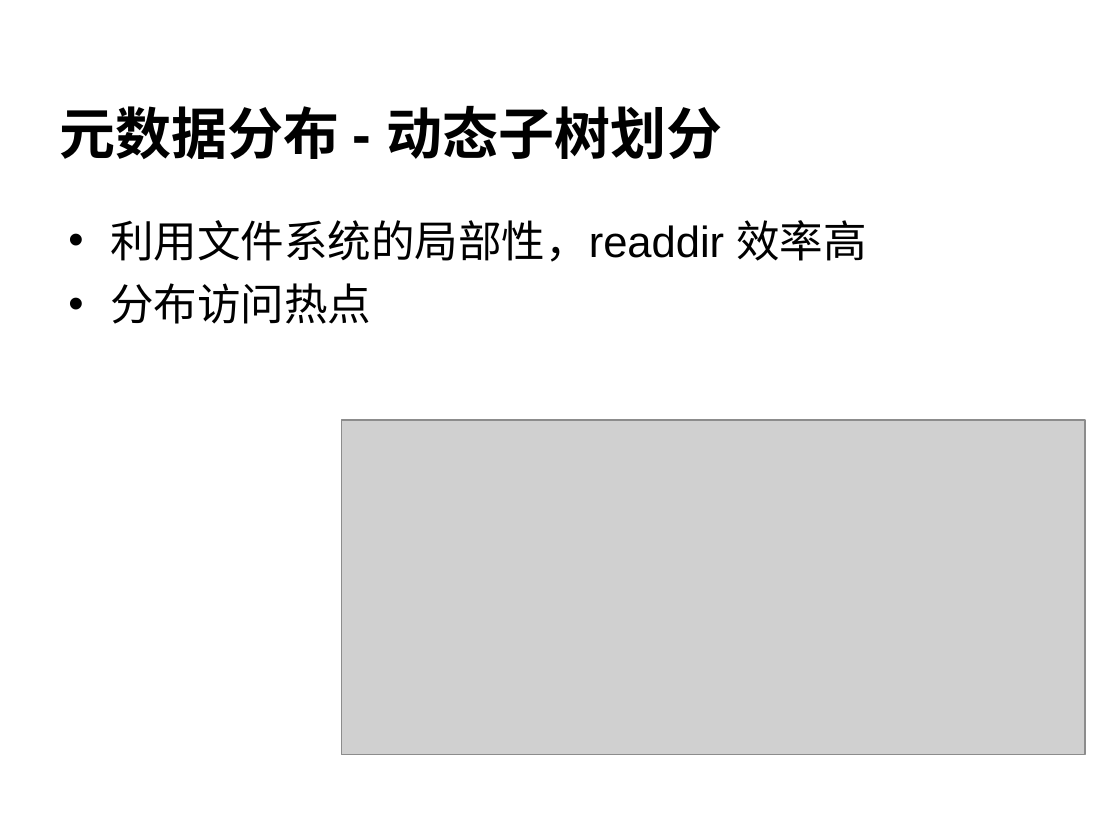
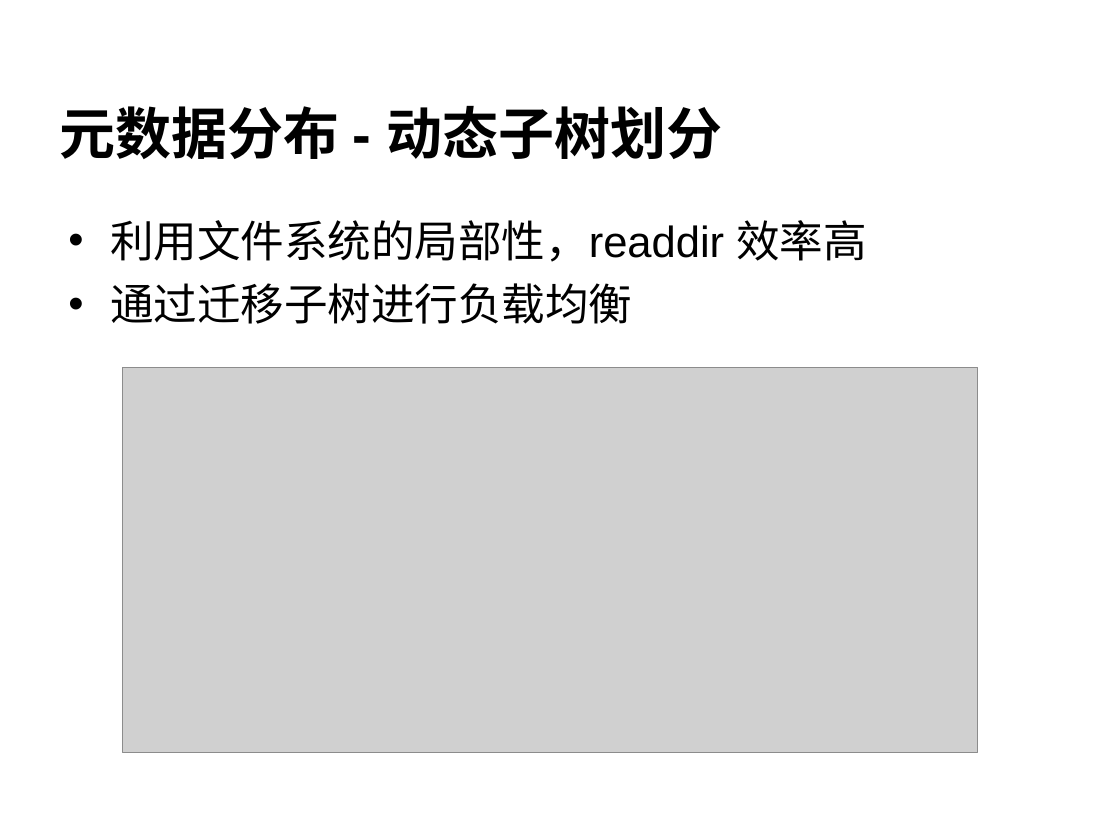
Before and after one commit to cheliequan/idning-paper, a slide deck: slide 13 of draft/答辩.ppt. Drawn at 1120x840 pixels with LibreOffice and Linux fonts; fonts in the diff are those of the drawing; grey boxes stand for pictures; background and template pictures are left out. Boxes give left, top, right and bottom in pixels: in the first picture for what was removed or moved away, otherwise in the second. Text is boxed around its words. In the diff, an @@ line names an element or a change of style, - is before the commit and + after.

```diff
--- a/draft/答辩.ppt
+++ b/draft/答辩.ppt
@@ text at bbox=[110, 283, 632, 324]: text changed @@
-• 分布访问热点
+• 通过迁移子树进行负载均衡
@@ picture: place and size @@
-picture at bbox=[342, 420, 1085, 755]
+picture at bbox=[122, 367, 978, 753]
```
Also in this commit, not shown: 14 other slides changed, 2 slides added.
